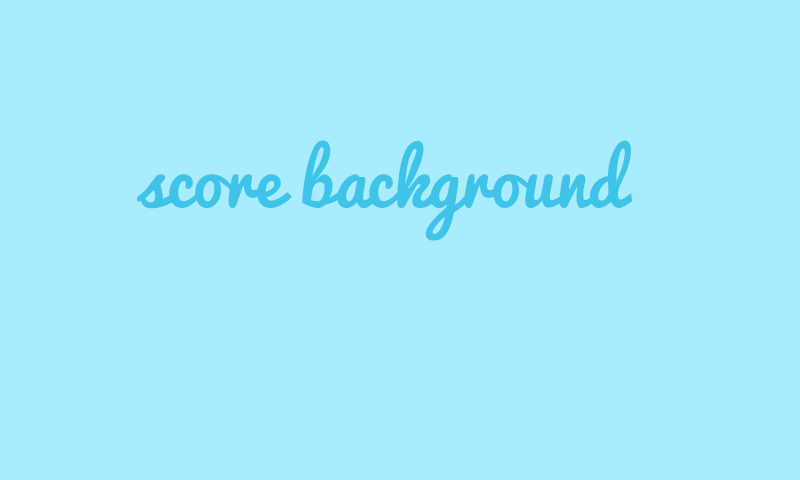
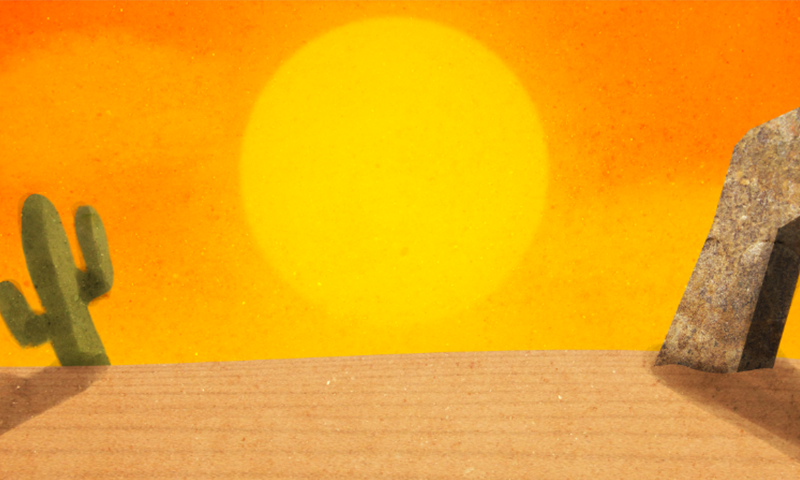
Layers edited between the first and the second 800 × 480 image:
renamed "score background" to "Gold RUsh", hid it, painted on it over [137, 110, 653, 241]
added layer "desert" above "Layer 0" over [0, 0, 800, 480]
